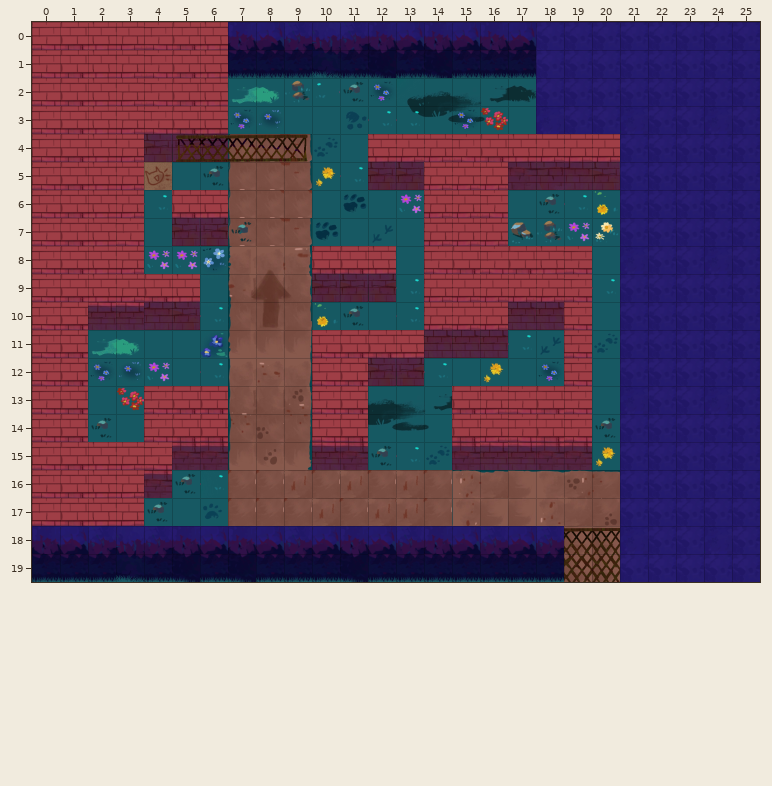
Tiled map -- assets/maps/tutorial/SwappingIntro.tmx. That is the earlier state.
Cells are 128x128 px. Shown: x 0..25, y 0..19.
And afterwards:
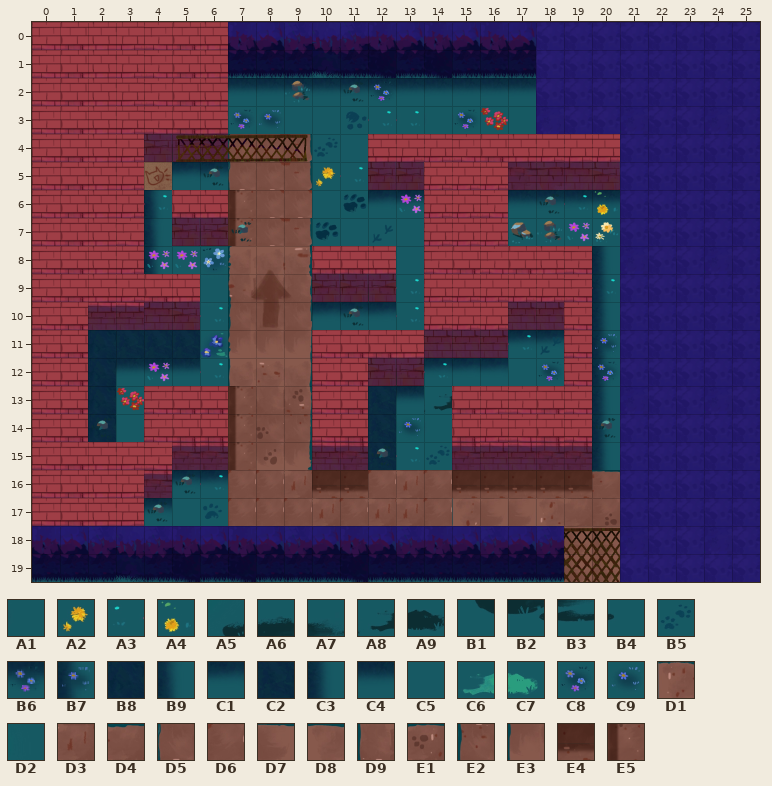
Key: from "decorations": A1 42, A2 44, A3 54 flipped left-right, A4 55, A5 76, A6 77, A7 78, A8 79, A9 80, B1 88, B2 89, B3 90, B4 91, B5 110; from "decorations-2": B6 15, B7 16; from "grass_shadow2": B8 0, B9 3, C1 3 turned 90, C2 4, C3 5, C4 5 turned 90; from "path-1": C5 201; from "path-3": C6 3, C7 4, C8 19, C9 20, D1 63 turned 270, D2 69, D3 78 turned 270, D4 79 turned 270, D5 93, D6 94 turned 270, D7 175 turned 270, D8 191 turned 270, D9 205, E1 207 turned 270, E2 221, E3 237; from "sand_shadow": E4 14, E5 25.
__ is an empty cell.
See-through tiles are keyed as they look on the map.
The edit:
Layer "ground":
y 2: x 7..17 C6 C7 C5 A3 C5 C5 A5 A6 A7 A8 A9 -> C4 C4 C4 C4 C4 C4 C4 C4 C4 C4 C4
y 3: x 13..16 B1 B2 B3 B4 -> A1 A1 A1 A1
y 5: x 5..6 C5 C5 -> C1 C1
y 6: x 4 C5 -> B9; x 7 D5 -> E5; x 12..13 C5 C5 -> C1 C1; x 17..20 C5 C5 C5 C5 -> C4 C4 C4 C4
y 7: x 4 C5 -> B9; x 7 D5 -> E5
y 8: x 4 C5 -> B9; x 20 C5 -> C3
y 9: x 20 C5 -> C3
y 10: x 10..12 A4 C5 C5 -> C1 C1 C1; x 20 C5 -> C3
y 11: x 2..5 C6 C7 C5 C5 -> B8 C2 C2 C2; x 17..18 C5 C5 -> C1 C1; x 20 B5 -> C3
y 12: x 2..5 C8 C9 C5 C5 -> B8 C4 C4 C4; x 14..16 C5 C5 A2 -> C1 C1 C1; x 20 C5 -> C3
y 13: x 2 C5 -> B8; x 7 D9 -> E5; x 12..13 A6 A7 -> C2 C4; x 20 C5 -> C3
y 14: x 2 C5 -> B8; x 7 E2 -> E5; x 12..14 B2 B3 B4 -> C2 A1 A1; x 20 C5 -> C3
y 15: x 7 E3 -> E5; x 12 C5 -> C2; x 20 A2 -> C3
y 16: x 5..6 C5 D2 -> C1 C1; x 10..11 D6 D3 -> E4 E4; x 15..19 D1 D4 D7 D8 E1 -> E4 E4 E4 E4 E4
y 17: x 4 C5 -> C1
Layer "decorations":
y 11: x 20 __ -> B7
y 12: x 20 __ -> B6
y 14: x 13 __ -> B7
Boxes around the changes in both pictures, in picture pixels (x1, y1, x2, y2):
changed: (228, 78, 536, 123)
changed: (144, 162, 255, 274)
changed: (368, 190, 424, 205)
changed: (508, 190, 620, 205)
changed: (312, 246, 618, 498)
changed: (88, 330, 256, 513)
